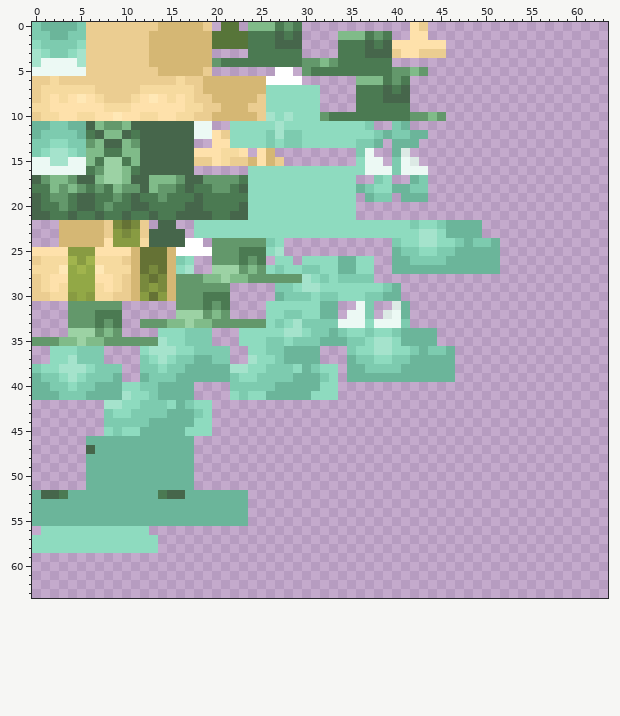
Two states of a pixel-art sprite, assets/cobblemon/textures/pokemon/fomantis/fomantis_shiny.png. Above is the file before it was changed.
The file is 64x64 pixels. Colours within 5 levels of each other are drawn and written as one.
The result:
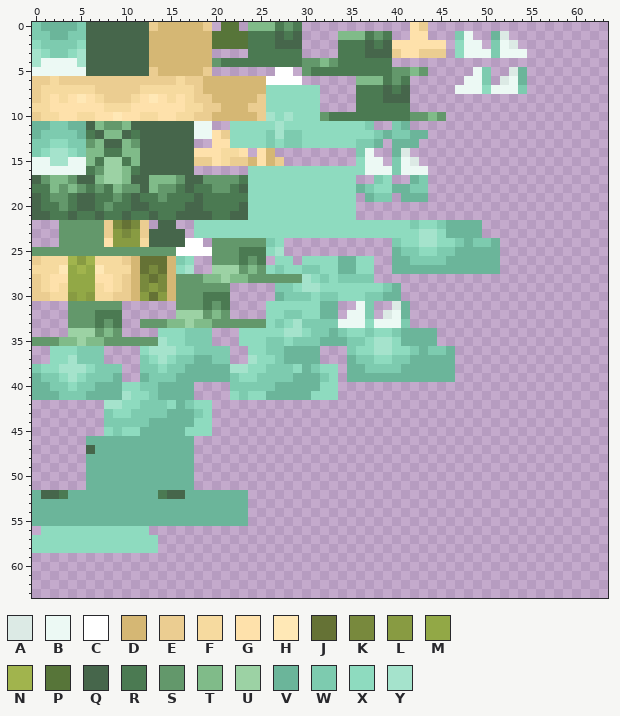
Palette (. is transparent): A #dceae5  B #ecf9f4  C #ffffff  D #d5b774  E #ebcd91  F #f6da9f  G #fee1ab  H #ffe8b6  J #657235  K #78893d  L #889b42  M #92a846  N #a1b44d  P #577539  Q #46664b  R #4b7a52  S #63986b  T #80bb89  U #9cd2a4  V #6bb59a  W #7dcbaf  X #8edbbf  Y #a5e3cc
Diff:
Colour A is added in row 1 at x 52; in row 2 at x 53; in row 5 at x 53; in row 6 at x 52.
Colour B is added in row 1 at x 48; in row 2 at x 48 to 49 and 52; in row 3 at x 48 to 50 and 52 to 54; in row 5 at x 49; in row 6 at x 48 to 49 and 53; in row 7 at x 47 to 49 and 51 to 53.
Colour Q replaces colour E in rows 0 to 5 at x 6 to 12.
Colour S replaces colour D in rows 22 to 24 at x 3 to 7; in row 25 at x 11 and 15.
Colour S replaces colour G in row 25 at x 0 to 3 and 7 to 10.
Colour S replaces colour J in row 25 at x 12 to 14.
Colour S replaces colour L in row 25 at x 4 to 6.
Colour V is added in row 1 at x 51; in rows 5 to 6 at x 54.
Colour W is added in row 1 at x 47; in rows 2 to 3 at x 51; in rows 5 to 6 at x 50; in row 7 at x 54.
Colour X is added in rows 2 to 3 at x 47; in row 7 at x 50.
Boxes around the changes in both pictures, in picture pixels (x1, y1, x2, y2):
changed: (86, 22, 149, 76)
added: (455, 31, 527, 94)
changed: (32, 220, 176, 256)
